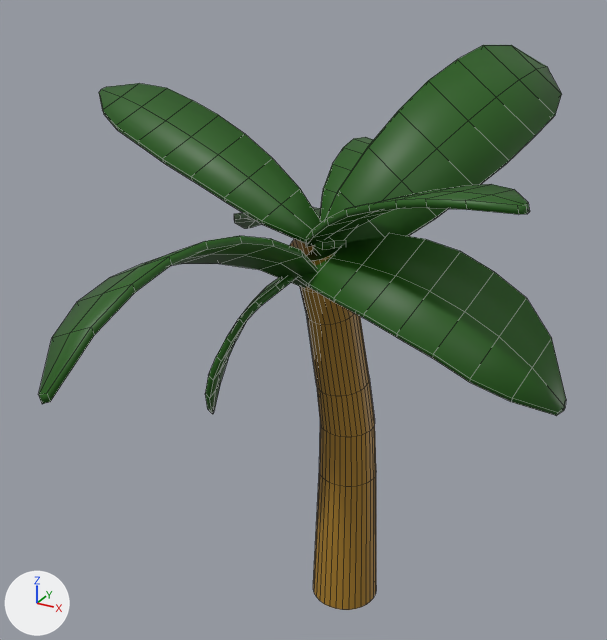
An edit to the Blender file Source/Prototype/Models/Environment/Trees/SabalPalm2.blend, drawn before and after from the same camera.
The view is the same before and after, from a 50 mm camera at (80.3, -148.7, 151.3) aimed at (-4.2, 5.0, 74.4). Lighting does not change. The marker at lower left points along +X, +Y and +Z. Mesh edges are drawn as thin lines.

In view in the first picture: 'PalmTree3'.
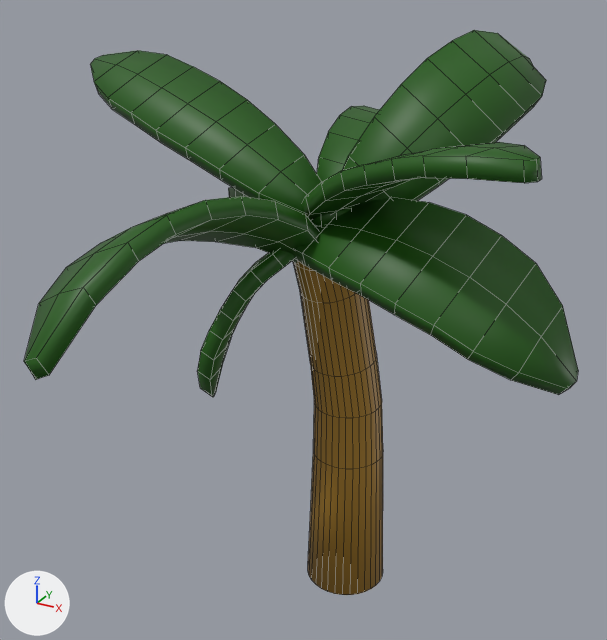
Commit message: Tree outlines

The edits, one by one:
me_cylinder is used by ob_palmtree3; location (0.0, 0.0, 0.0).
me_cylinder had 656 vertices, 608 faces and spanned x -66.1..56.2, y -64.9..65.8, z -6.1..132.3.
me_cylinder now has 1312 vertices, 1217 faces and spans x -67.2..57.7, y -66.1..59.0, z 0.1..135.7.
me_cylinder part 1: the loose piece of 54 vertices spanning x -0.8..38.7, y 1.6..65.8, z 87.9..132.3 is multiplied about its middle by the matrix ((0.873, -0.057, 0.054), (-0.057, 0.874, -0.069), (0.054, -0.069, 0.893)), then moved by (-1.1, -2.5, 4.7).
me_cylinder part 2: the loose piece of 54 vertices spanning x -1.0..49.9, y -23.5..4.3, z 94.1..115.3 is moved by (0.0, 0.0, 6.1).
me_cylinder part 3: the loose piece of 54 vertices spanning x -5.0..15.2, y 5.1..55.8, z 92.8..111.0 is moved by (0.0, 0.0, 6.1).
me_cylinder part 4: the loose piece of 54 vertices spanning x -23.8..5.1, y -64.9..0.5, z 83.8..104.4 is moved by (0.0, 0.0, 6.1).
me_cylinder part 5: the loose piece of 54 vertices spanning x -46.9..7.3, y -1.3..48.7, z 77.8..96.0 is moved by (0.0, 0.0, 6.1).
me_cylinder part 6: the loose piece of 54 vertices spanning x -66.1..2.6, y -5.0..15.9, z 95.4..122.1 is moved by (0.0, 0.0, 6.1).
me_cylinder part 7: the loose piece of 54 vertices spanning x -3.9..56.2, y -16.1..6.1, z 69.6..98.1 is moved by (0.0, 0.0, 6.1).
me_cylinder part 8: the loose piece of 54 vertices spanning x -22.7..-1.0, y -15.4..4.5, z 53.1..89.4 is moved by (0.0, 0.0, 6.1).
me_cylinder part 9: the loose piece of 224 vertices spanning x -5.5..12.1, y -3.3..22.5, z -6.1..96.3 is rebuilt with 224 vertices and now spans x -5.5..12.1, y -3.3..22.5, z 1.2..102.3.
me_cylinder part 10: 656 vertices added at x -67.2..57.7, y -66.1..59.0, z 0.1..135.7.

Changed parts and their boxes (x1, y1, x2, y2) in the pictures (607 x 640 px; the box of a moved part takes in the faces that stretch with it):
'PalmTree3', reshaped: before (39, 45, 566, 610); after (24, 30, 578, 595)
part 1 of me_cylinder, moved or reshaped (not visible afterwards): before (312, 45, 562, 255)
part 2 of me_cylinder, moved or reshaped (not visible afterwards): before (305, 184, 530, 247)
part 3 of me_cylinder, moved or reshaped (not visible afterwards): before (320, 137, 373, 222)
part 4 of me_cylinder, moved or reshaped (not visible afterwards): before (39, 236, 317, 404)
part 5 of me_cylinder, moved or reshaped (not visible afterwards): before (234, 207, 346, 250)
part 6 of me_cylinder, moved or reshaped (not visible afterwards): before (99, 83, 321, 244)
part 7 of me_cylinder, moved or reshaped (not visible afterwards): before (297, 234, 566, 416)
part 8 of me_cylinder, moved or reshaped (not visible afterwards): before (205, 277, 295, 414)
part 9 of me_cylinder, rebuilt (not visible afterwards): before (290, 239, 376, 610)
part 10 of me_cylinder, added (green): after (24, 30, 578, 595)
